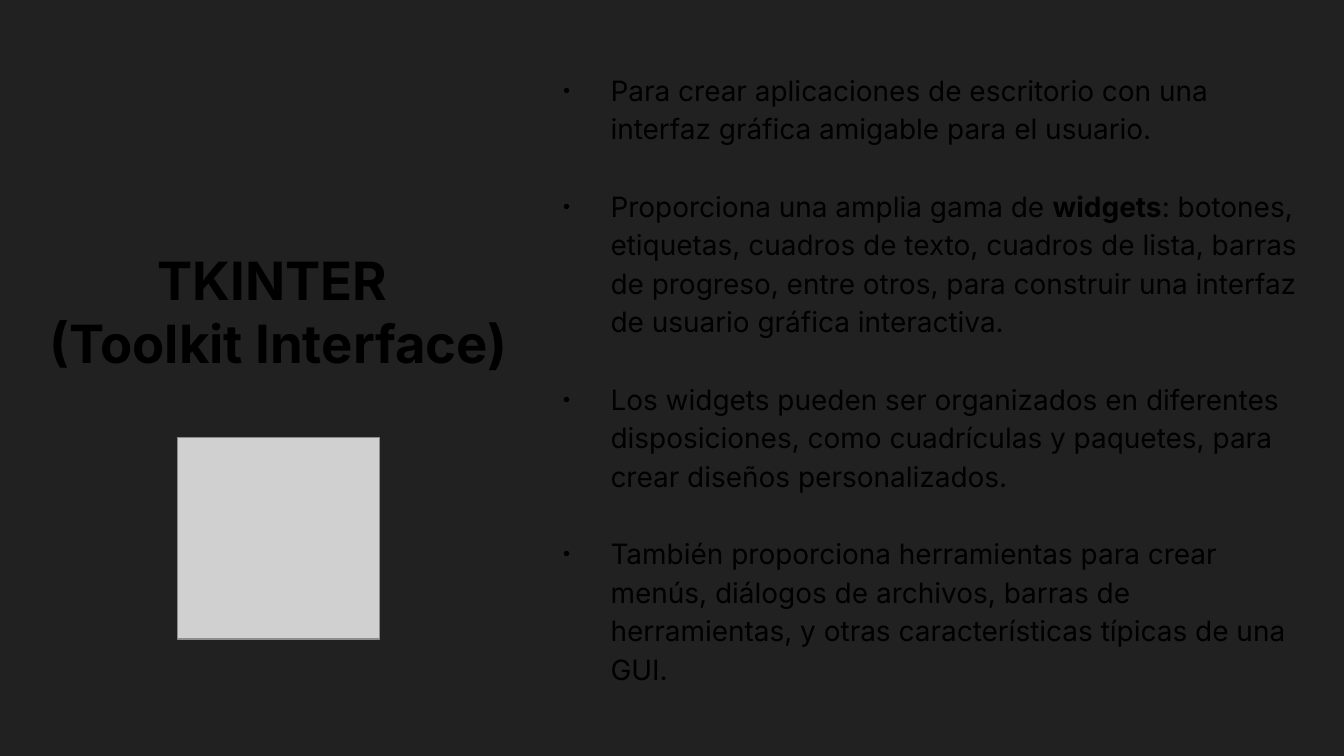
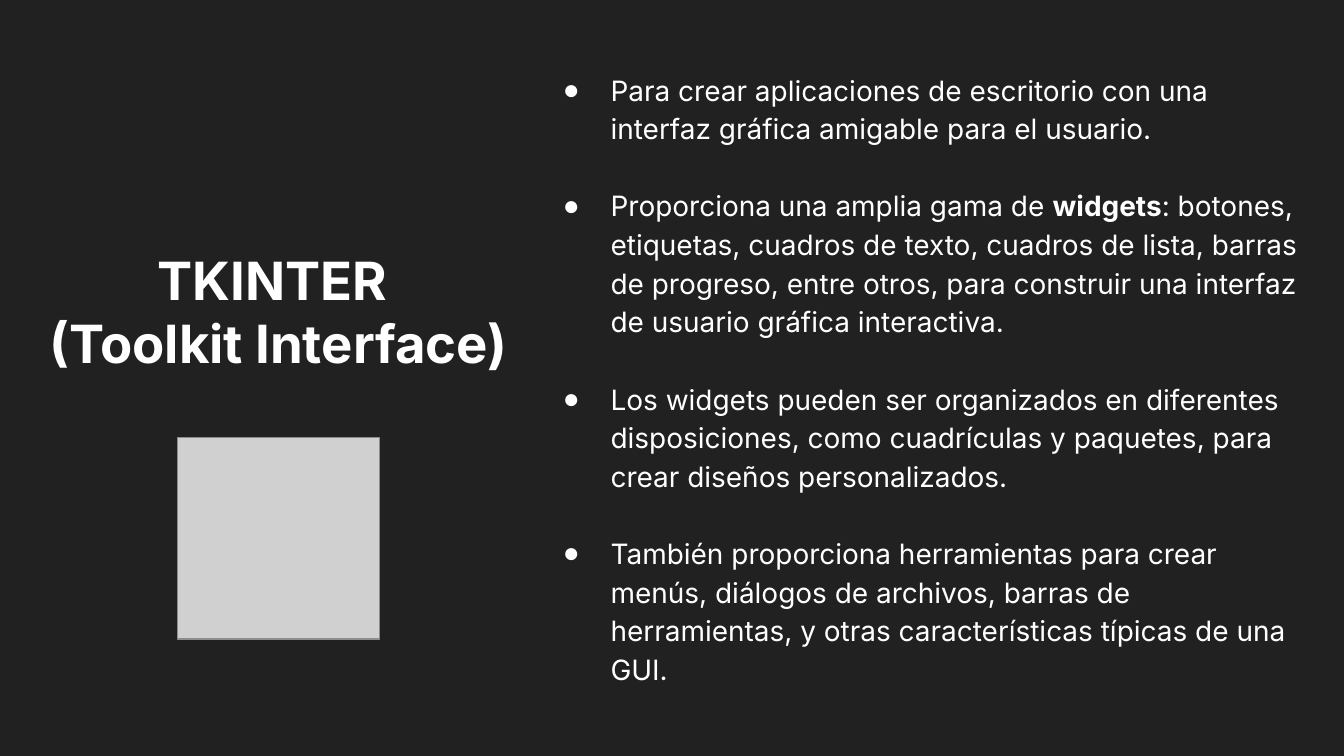
Before and after one commit to VataUTN/Deteccion_de_Figuras_Geometricas, a slide deck: slide 14 of Parcial MI.odp. Drawn at 1344x756 pixels with LibreOffice and Linux fonts; fonts in the diff are those of the drawing; grey boxes stand for pictures. Boxes give left, top, right and bottom in pixels: in the first picture for what was removed or moved away, otherwise in the second. Text is boxed around its words. In the diff, an @@ line names an element or a change of style, - is before the commit and + after.

```diff
--- a/Parcial MI.odp
+++ b/Parcial MI.odp
@@ text added at <box>611,80,1297,681</box>, 15 pt, text #FFFFFF @@
+● Para crear aplicaciones de escritorio con una interfaz gráfica amigable para el usuario.
+● Proporciona una amplia gama de widgets: botones, etiquetas, cuadros de texto, cuadros de lista, barras de progreso, entre otros, para construir una interfaz de usuario gráfica interactiva.
+● Los widgets pueden ser organizados en diferentes disposiciones, como cuadrículas y paquetes, para crear diseños personalizados.
+● También proporciona herramientas para crear menús, diálogos de archivos, barras de herramientas, y otras características típicas de una GUI.
@@ title added at <box>49,261,507,370</box>, 28.2 pt, text #FFFFFF, bold @@
+TKINTER
+(Toolkit Interface)
```
Also in this commit, not shown: 4 other slides changed, 4 slides added.
